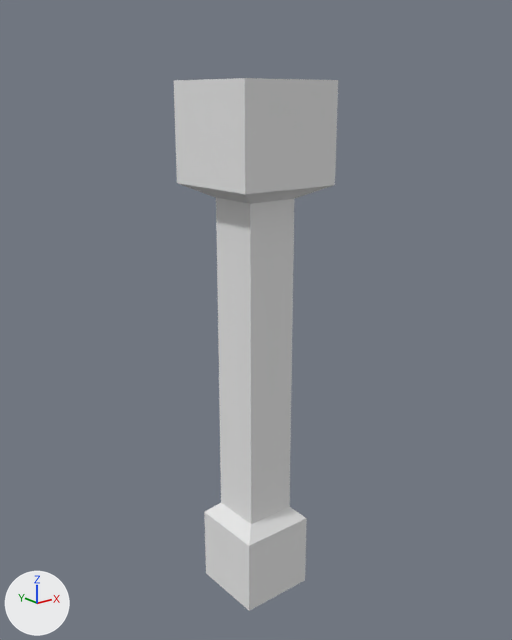
Two versions of the Blender file Assets/Meshes/HallMain/RailingPost_0.2x.2x1.blend, one commit apart.
The view is the same before and after, from a 50 mm camera at (-0.698, -1.101, 0.971) aimed at (0.107, -0.094, 0.569). Arrows for +X, +Y and +Z are at lower left; the lights stay in place.

Names of what the first picture shows: 'RailingPost_0.2x0.2x1'.
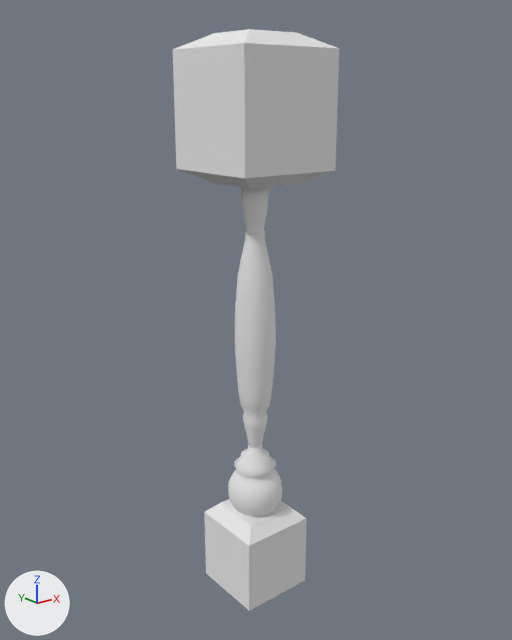
Where the change shows, as pixel boxes [x1, y1, x2, y2] in the pictures (512 x 640 px):
'RailingPost_0.2x0.2x1', reshaped (9% taller): before [174, 78, 338, 611]; after [173, 29, 339, 611]
part 1 of me_railingpost_0_2x0_2x1, built on: before [174, 78, 338, 524]; after [173, 29, 339, 527]

Patch to the scene script:
```diff
--- a/Assets/Meshes/HallMain/RailingPost_0.2x.2x1.blend.py
+++ b/Assets/Meshes/HallMain/RailingPost_0.2x.2x1.blend.py
@@ me_railingpost_0_2x0_2x1 @@
 # used by ob_railingpost_0_2x0_2x1; location = (0.0, 0.0, 0.0); rotation_euler = (1.571, 0.0, 0.0), in degrees (90, 0, 0)
-me_railingpost_0_2x0_2x1.from_pydata(...)  # 32 vertices, 22 faces, 8 loose edges; spans x 0.0..0.2, y 0.0..1.0, z 0.0..0.2
+me_railingpost_0_2x0_2x1.from_pydata(...)  # 788 vertices, 772 faces; spans x 0.0..0.2, y 0.0..1.075, z 0.0..0.2
+# me_railingpost_0_2x0_2x1 part 1: 16 vertices removed from x 0.0..0.2, y 0.8..0.825, z 0.0..0.2; 772 vertices added at x 0.0..0.2, y 0.173..1.075, z 0.0..0.2
+# me_railingpost_0_2x0_2x1 part 2: the surface is now shaded smooth
 me_railingpost_0_2x0_2x1.materials.append(mat_metalgolden)
```
